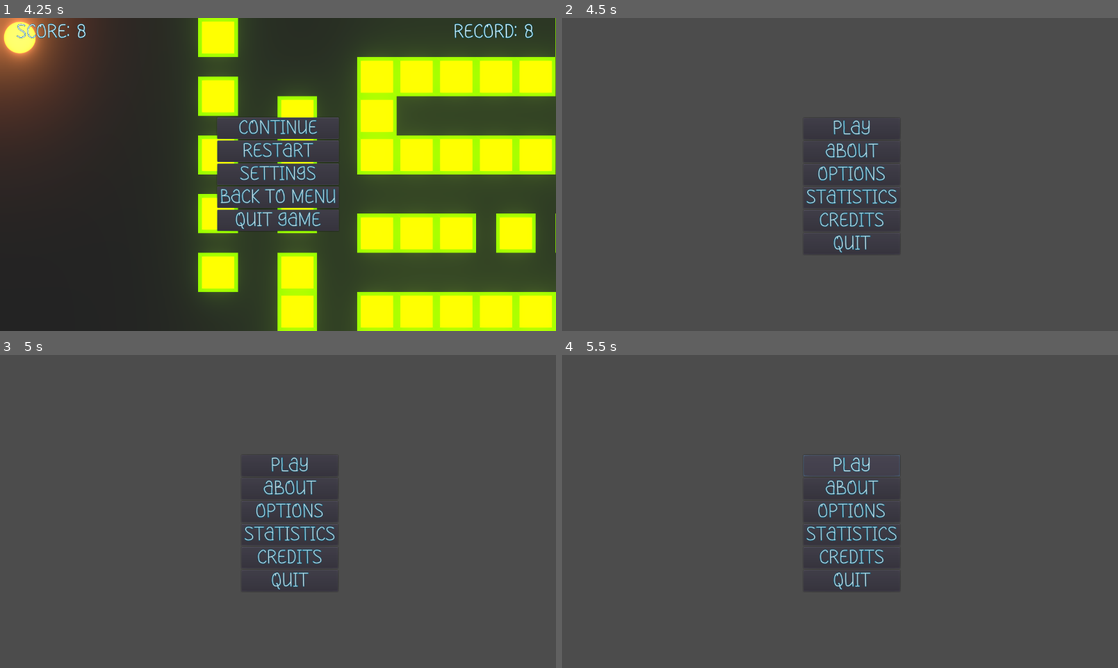
Above: before the commit, frames 1-4 (two rows, left to right).
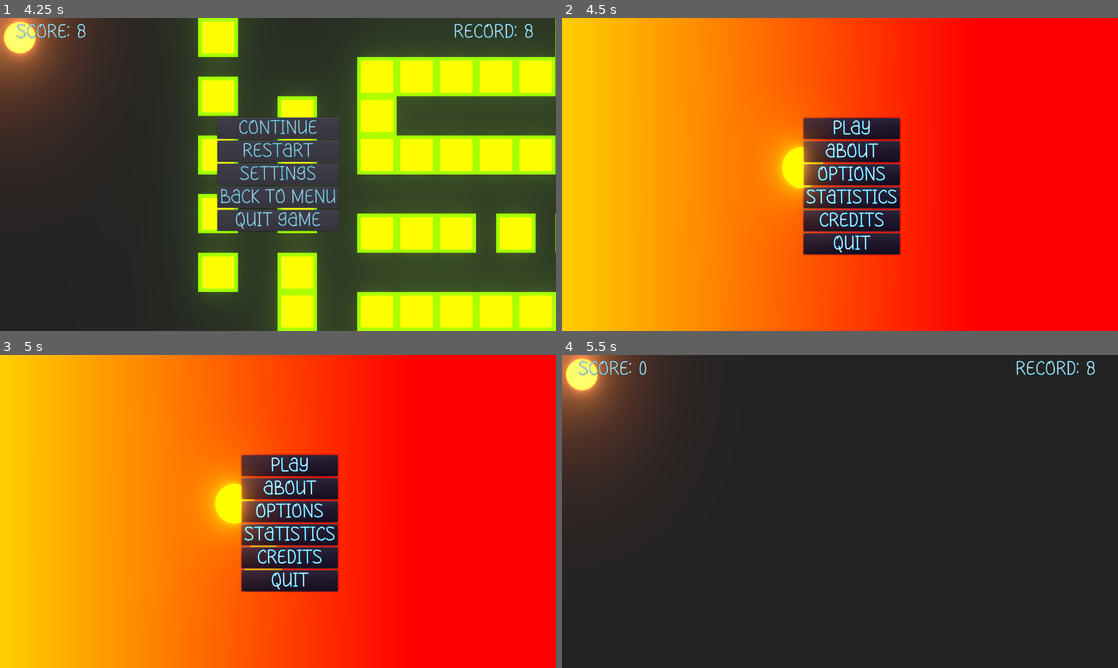
Above: after the commit, the same moments.

Repository: TheIcySpark/Think-Fast
Game: Godot game, scene res://juego/juego.tscn
The game is run twice, just before and just after one commit, with the same random seed, the same clock (stepped at 60 frames per second) and the same inputs. Sound files missing from this copy of the repository are replaced by a short silence.
Inputs:
- Up to frame 1 (4.25 s): tap Escape (ui_pausar) at 4.15 s
- Up to frame 2 (4.5 s): click "Back to menu" at 4.25 s
- Up to frame 3 (5 s): no input
- Up to frame 4 (5.5 s): click "Play" at 5 s

Frame 1 is identical in both runs. In frame 2, 99% of the frame differs, in the area x 0-100%, y 0-100%; in frame 3, 99%; in frame 4, 100%.

Commit message:
correccion efectos de sonido y musica, ligera refactorizacion, efectos en menu

Diff:
--- a/Menu/Menu.gd
+++ b/Menu/Menu.gd
@@ -1,7 +1,6 @@
 extends Control
 
 onready var estadisticas = $Estadisticas
-export var escenaJuego: String
 
 
 func _ready() -> void:
@@ -14,7 +13,7 @@
 
 
 func _on_Jugar_button_down() -> void:
-	get_tree().change_scene(escenaJuego)
+	get_tree().change_scene("res://juego/Juego.tscn")
 
 
 func _on_Detalles_button_down() -> void:
--- a/Menu/Menu.tscn
+++ b/Menu/Menu.tscn
@@ -6,6 +6,8 @@
 [ext_resource path="res://wildJamRecursos/theme.png" type="Texture" id=4]
 [ext_resource path="res://wildJamRecursos/wilcard2.png" type="Texture" id=5]
 [ext_resource path="res://Menu/Menu.gd" type="Script" id=6]
+[ext_resource path="res://recursosInternos/Environment/Environment.tres" type="Environment" id=7]
+[ext_resource path="res://jugador/circulo.png" type="Texture" id=8]
 
 [sub_resource type="DynamicFont" id=1]
 size = 44
@@ -18,7 +20,21 @@
 [sub_resource type="Theme" id=2]
 default_font = SubResource( 1 )
 
+[sub_resource type="Gradient" id=4]
+offsets = PoolRealArray( 0, 0.554839, 1 )
+colors = PoolColorArray( 0.953125, 0.732209, 0.145203, 1, 0.890625, 0.346949, 0.0521851, 1, 0.796875, 0.0435791, 0.0435791, 1 )
+
+[sub_resource type="GradientTexture" id=3]
+gradient = SubResource( 4 )
+
+[sub_resource type="Curve" id=5]
+_data = [ Vector2( 0.0114943, 1 ), 0.0, 0.0, 0, 0, Vector2( 0.994253, 0 ), 0.0, 0.0, 0, 0 ]
+
+[sub_resource type="Gradient" id=6]
+colors = PoolColorArray( 1, 0.700195, 0, 1, 1, 0, 0, 1 )
+
 [node name="Menu" type="Control"]
+modulate = Color( 1.2, 1.2, 1.2, 1 )
 anchor_left = 0.5
 anchor_top = 0.5
 anchor_right = 0.5
@@ -32,6 +48,35 @@
 __meta__ = {
 "_edit_use_anchors_": false
 }
+
+[node name="Background" type="TextureRect" parent="."]
+modulate = Color( 0.8, 0.8, 0.8, 1 )
+anchor_left = 0.5
+anchor_top = 0.5
+anchor_right = 0.5
+anchor_bottom = 0.5
+margin_left = -692.0
+margin_top = -408.0
+margin_right = 700.0
+margin_bottom = 408.0
+texture = SubResource( 3 )
+expand = true
+__meta__ = {
+"_edit_use_anchors_": false
+}
+
+[node name="Particulas" type="CPUParticles2D" parent="."]
+modulate = Color( 1.1, 1.1, 1.1, 1 )
+position = Vector2( 672, 408 )
+amount = 13
+lifetime = 5.0
+texture = ExtResource( 8 )
+emission_shape = 1
+emission_sphere_radius = 128.0
+gravity = Vector2( 0, 0 )
+radial_accel = 61.3
+scale_amount_curve = SubResource( 5 )
+color_ramp = SubResource( 6 )
 
 [node name="Contenedor" type="VBoxContainer" parent="."]
 anchor_left = 0.5
@@ -196,6 +241,9 @@
 stream = ExtResource( 3 )
 volume_db = -10.0
 autoplay = true
+
+[node name="WorldEnvironment" type="WorldEnvironment" parent="."]
+environment = ExtResource( 7 )
 [connection signal="button_down" from="Contenedor/Jugar" to="." method="_on_Jugar_button_down"]
 [connection signal="button_down" from="Contenedor/Detalles" to="." method="_on_Detalles_button_down"]
 [connection signal="button_down" from="Contenedor/Estadisticas" to="." method="_on_Estadisticas_button_down"]
--- a/gameOver/GameOver.tscn
+++ b/gameOver/GameOver.tscn
@@ -1,7 +1,8 @@
-[gd_scene load_steps=3 format=2]
+[gd_scene load_steps=4 format=2]
 
 [ext_resource path="res://recursosInternos/Themes/letra.tres" type="Theme" id=1]
 [ext_resource path="res://gameOver/GameOver.gd" type="Script" id=2]
+[ext_resource path="res://musica/Sub-Urban-Cradles-NCS-Release.ogg" type="AudioStream" id=3]
 
 [node name="GameOver" type="CanvasLayer"]
 pause_mode = 2
@@ -57,6 +58,10 @@
 __meta__ = {
 "_edit_use_anchors_": false
 }
+
+[node name="Musica" type="AudioStreamPlayer" parent="."]
+stream = ExtResource( 3 )
+volume_db = -12.0
 [connection signal="button_down" from="UI/Contenedor/Reintentar" to="." method="_on_Reintentar_button_down"]
 [connection signal="button_down" from="UI/Contenedor/Menu" to="." method="_on_Menu_button_down"]
 [connection signal="button_down" from="UI/Contenedor/Quitar" to="." method="_on_Quitar_button_down"]
--- a/input/Input.gd
+++ b/input/Input.gd
@@ -1,6 +1,12 @@
 extends Node
+var posicion_musica: float = 0
 
 func _input(event: InputEvent) -> void:
 	if(event.is_action_pressed("ui_pausar")):
 		get_tree().paused = not get_tree().paused
 		$Pausa/Control.visible = get_tree().paused
+		if get_tree().paused:
+			$Musica.play(posicion_musica)
+		else:
+			posicion_musica = $Musica.get_playback_position()
+			$Musica.stop()
--- a/input/Input.tscn
+++ b/input/Input.tscn
@@ -1,10 +1,15 @@
-[gd_scene load_steps=3 format=2]
+[gd_scene load_steps=4 format=2]
 
 [ext_resource path="res://input/Input.gd" type="Script" id=1]
 [ext_resource path="res://pausa/Pausa.tscn" type="PackedScene" id=2]
+[ext_resource path="res://musica/YV-Lune-NCS-Release.ogg" type="AudioStream" id=3]
 
 [node name="Input" type="Node"]
 pause_mode = 2
 script = ExtResource( 1 )
 
 [node name="Pausa" parent="." instance=ExtResource( 2 )]
+
+[node name="Musica" type="AudioStreamPlayer" parent="."]
+stream = ExtResource( 3 )
+volume_db = -8.0
--- a/juego/JuegoBase.gd
+++ b/juego/JuegoBase.gd
@@ -1,5 +1,7 @@
 extends Node2D
 onready var estadisticas = $Estadisticas
+
+export var game_over_music: AudioStream
 
 
 func _ready() -> void:
@@ -9,10 +11,11 @@
 
 
 func finalizar_juego() -> void:
-	$Jugador/GameOver/UI.visible = true
+	$GameOver/UI.visible = true
 	$Camara/Animacion.play("sacudirCamara")
 	estadisticas.guardar_estadisticas()
 	$SonidosFondo.play()
+	$GameOver/Musica.play()
 	get_tree().set_pause(true)
 
 
--- a/juego/JuegoBase.tscn
+++ b/juego/JuegoBase.tscn
@@ -9,7 +9,9 @@
 [ext_resource path="res://score/Score.tscn" type="PackedScene" id=7]
 [ext_resource path="res://estadisticas/Estadisticas.tscn" type="PackedScene" id=8]
 [ext_resource path="res://musica/Clarx-HAY-NCS-Release.ogg" type="AudioStream" id=9]
-[ext_resource path="res://sonidos/Swoosh-sound-effect.ogg" type="AudioStream" id=10]
+[ext_resource path="res://sonidos/woosh-sound-effect.ogg" type="AudioStream" id=10]
+[ext_resource path="res://musica/Sub-Urban-Cradles-NCS-Release.ogg" type="AudioStream" id=11]
+[ext_resource path="res://gameOver/GameOver.tscn" type="PackedScene" id=12]
 
 [sub_resource type="RectangleShape2D" id=1]
 extents = Vector2( 672, 18 )
@@ -19,6 +21,7 @@
 
 [node name="JuegoBase" type="Node2D"]
 script = ExtResource( 6 )
+game_over_music = ExtResource( 11 )
 
 [node name="Camara" parent="." instance=ExtResource( 4 )]
 
@@ -69,14 +72,15 @@
 
 [node name="BackgroundMusic" type="AudioStreamPlayer" parent="."]
 stream = ExtResource( 9 )
-volume_db = -10.0
+volume_db = -8.0
 autoplay = true
 
 [node name="SonidosFondo" type="AudioStreamPlayer" parent="."]
 pause_mode = 2
 stream = ExtResource( 10 )
 volume_db = -6.0
-pitch_scale = 1.69
+
+[node name="GameOver" parent="." instance=ExtResource( 12 )]
 [connection signal="screen_exited" from="Jugador/Visibilidad" to="." method="_on_Visibilidad_screen_exited"]
 [connection signal="timeout" from="GeneradorObstaculos/Timer" to="Score" method="_on_Timer_timeout"]
 
--- a/juego/juego.tscn
+++ b/juego/juego.tscn
@@ -15,7 +15,10 @@
 
 [node name="Colision" parent="Bordes/Abajo" index="0"]
 position = Vector2( 674, 785 )
+[connection signal="timeout" from="GeneradorObstaculos/Timer" to="Score" method="_on_Timer_timeout"]
 
 [editable path="Jugador"]
 
 [editable path="GeneradorObstaculos"]
+
+[editable path="Score"]
--- a/jugador/Jugador.tscn
+++ b/jugador/Jugador.tscn
@@ -1,8 +1,7 @@
-[gd_scene load_steps=6 format=2]
+[gd_scene load_steps=5 format=2]
 
 [ext_resource path="res://jugador/circulo.png" type="Texture" id=1]
 [ext_resource path="res://jugador/jugador.gd" type="Script" id=2]
-[ext_resource path="res://gameOver/GameOver.tscn" type="PackedScene" id=3]
 
 [sub_resource type="CircleShape2D" id=1]
 radius = 39.0128
@@ -30,5 +29,3 @@
 [node name="Visibilidad" type="VisibilityNotifier2D" parent="."]
 position = Vector2( -2.5, 1.5 )
 scale = Vector2( 1.65, 1.75 )
-
-[node name="GameOver" parent="." instance=ExtResource( 3 )]
Not shown: 1 places in Menu/Menu.tscn that only renumber resources
Not shown: 1 places in juego/JuegoBase.tscn that only renumber resources
Not shown, added: musica/Sub-Urban-Cradles-NCS-Release.ogg.import
Not shown, removed: sonidos/Swoosh-sound-effect.ogg.import
Not shown, added: sonidos/woosh-sound-effect.ogg.import
Not shown, added: musica/Sub-Urban-Cradles-NCS-Release.ogg
Not shown, removed: sonidos/Swoosh-sound-effect.ogg
Not shown, added: sonidos/woosh-sound-effect.ogg
